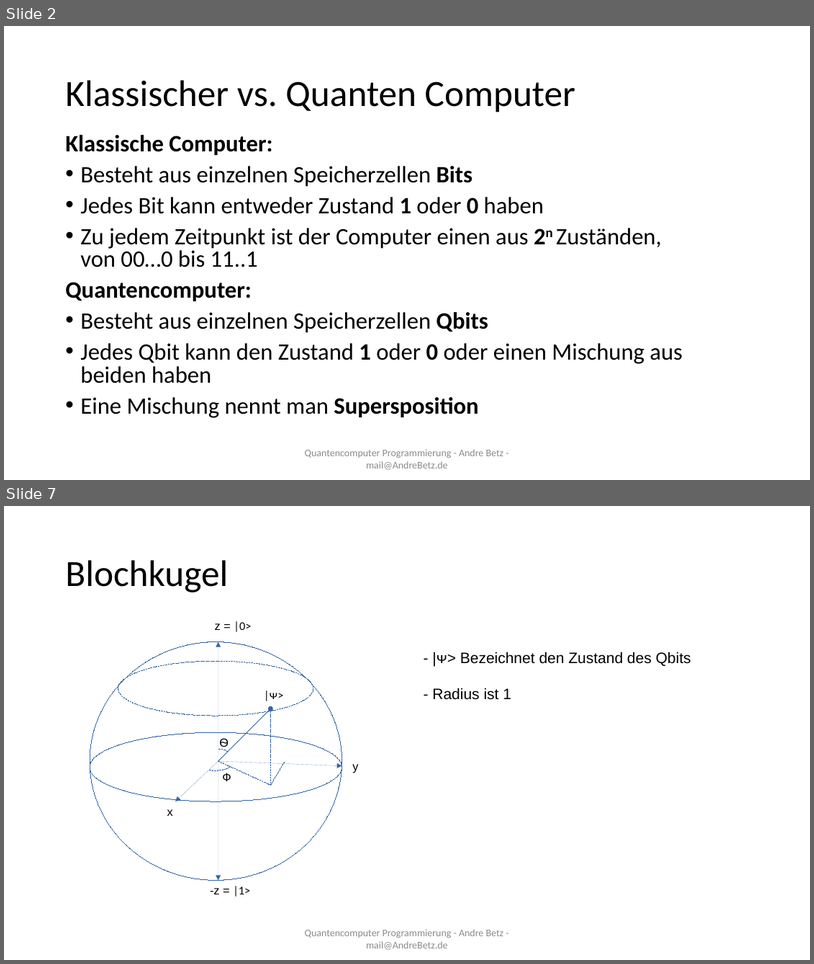
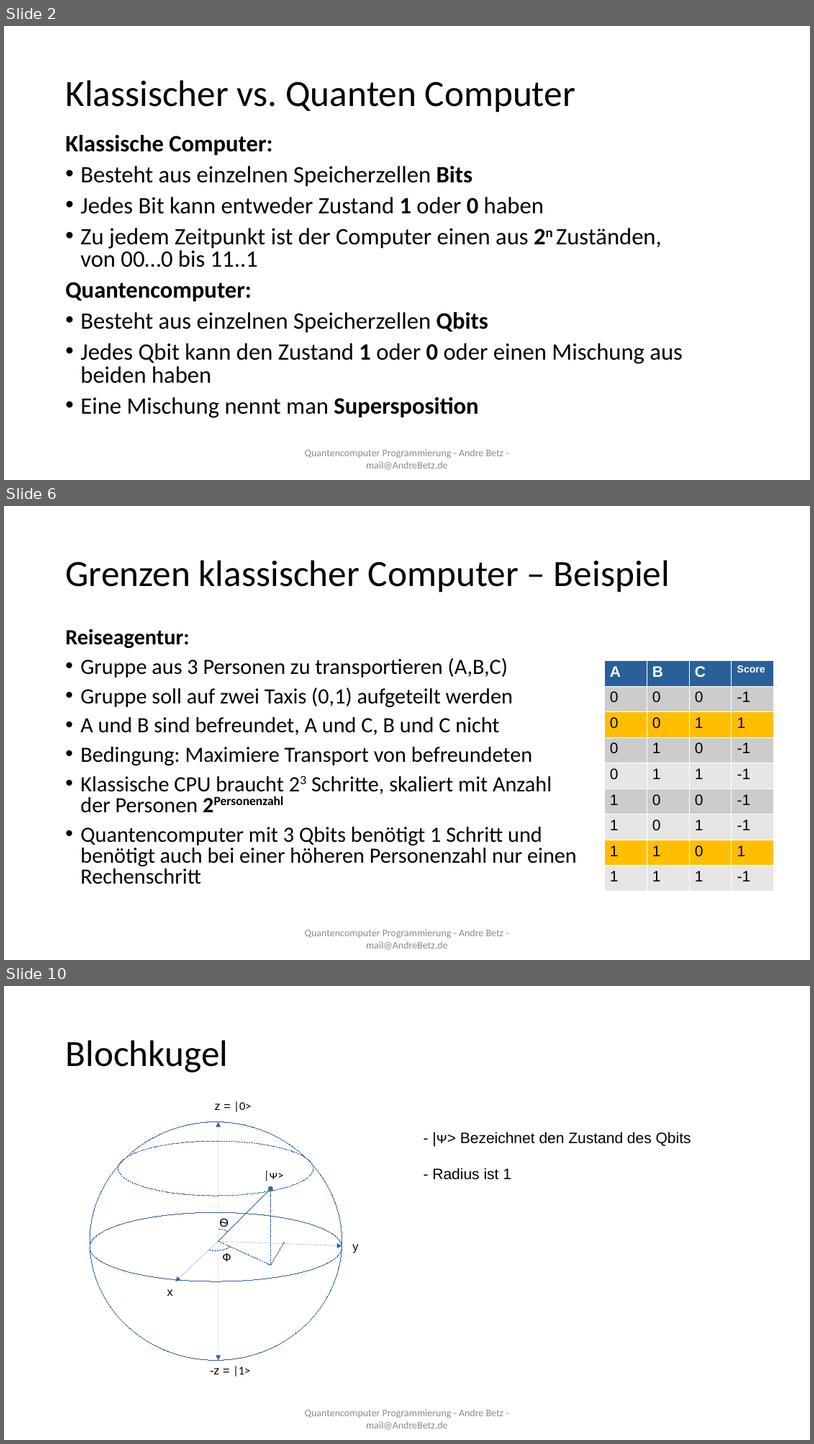
Before and after one commit to sky4walk/documents, a slide deck: QuantencomputerProgramming.odp. Shown one above the other, each under a label of ours: slides 2 and 7 before the commit, slides 2, 6 and 10 after it; the slides between them are not shown. The pictures are 814x964 and 814x1444 pixels, drawn with LibreOffice and Linux fonts; fonts in the diff are those of the drawing. Boxes give left, top, right and bottom in pixels: in the first picture for what was removed or moved away, otherwise in the second. Text is boxed around its words. In the diff, an @@ line names an element or a change of style, - is before the commit and + after.

```diff
--- a/QuantencomputerProgramming.odp
+++ b/QuantencomputerProgramming.odp
@@ slide 6 added at <box>4,506,810,960</box>, background #FFFFFF @@
@@ title added at <box>65,560,670,592</box>, 44 pt, text #000000 @@
+Grenzen klassischer Computer – Beispiel
@@ text added at <box>65,629,577,884</box>, 25.9 pt, text #000000 @@
+Reiseagentur:
+• Gruppe aus 3 Personen zu transportieren (A,B,C)
+• Gruppe soll auf zwei Taxis (0,1) aufgeteilt werden
+• A und B sind befreundet, A und C, B und C nicht
+• Bedingung: Maximiere Transport von befreundeten
+• Klassische CPU braucht 23 Schritte, skaliert mit Anzahl der Personen 2Personenzahl
+• Quantencomputer mit 3 Qbits benötigt 1 Schritt und benötigt auch bei einer höheren Personenzahl nur einen Rechenschritt
@@ table added at <box>604,660,774,890</box>, 9 rows, 4 columns @@
+A | B | C | Score
+0 | 0 | 0 | -1
+0 | 0 | 1 | 1
+0 | 1 | 0 | -1
+0 | 1 | 1 | -1
+1 | 0 | 0 | -1
+1 | 0 | 1 | -1
+1 | 1 | 0 | 1
+1 | 1 | 1 | -1
@@ text added at <box>305,929,504,950</box>, 12 pt, text #8B8B8B @@
+Quantencomputer Programmierung - Andre Betz - mail@AndreBetz.de
@@ what was slide 7 is now slide 10 @@
```
Also in this commit, not shown: 4 slides changed, 3 other slides added, 1 other file.
